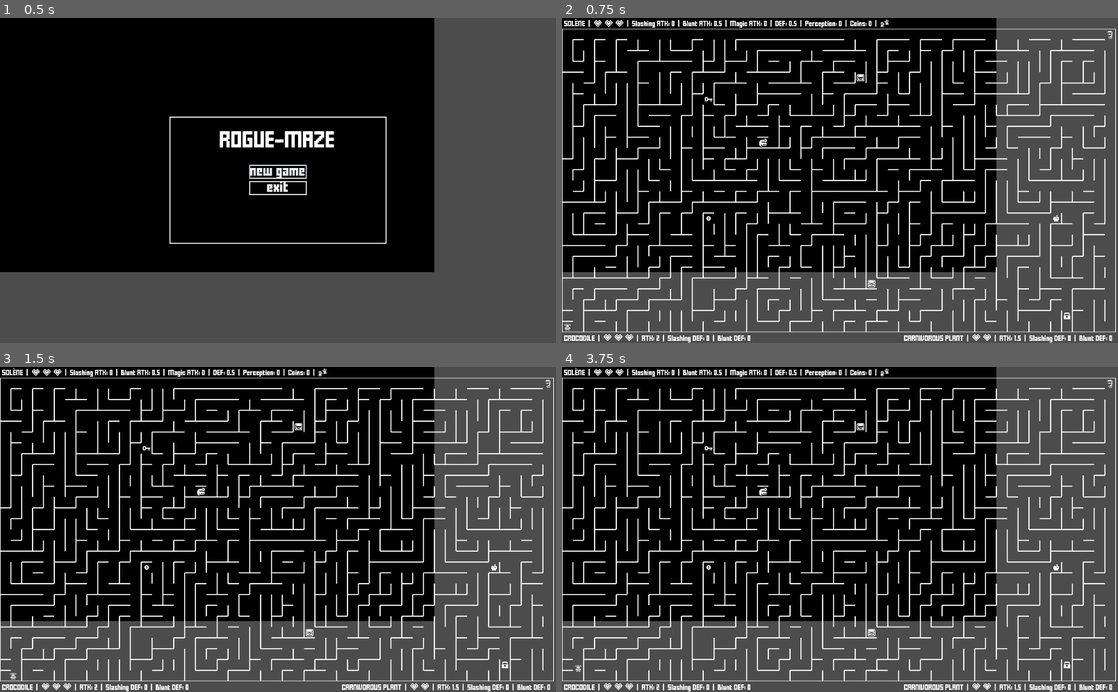
Above: before the commit, frames 1-4 (two rows, left to right).
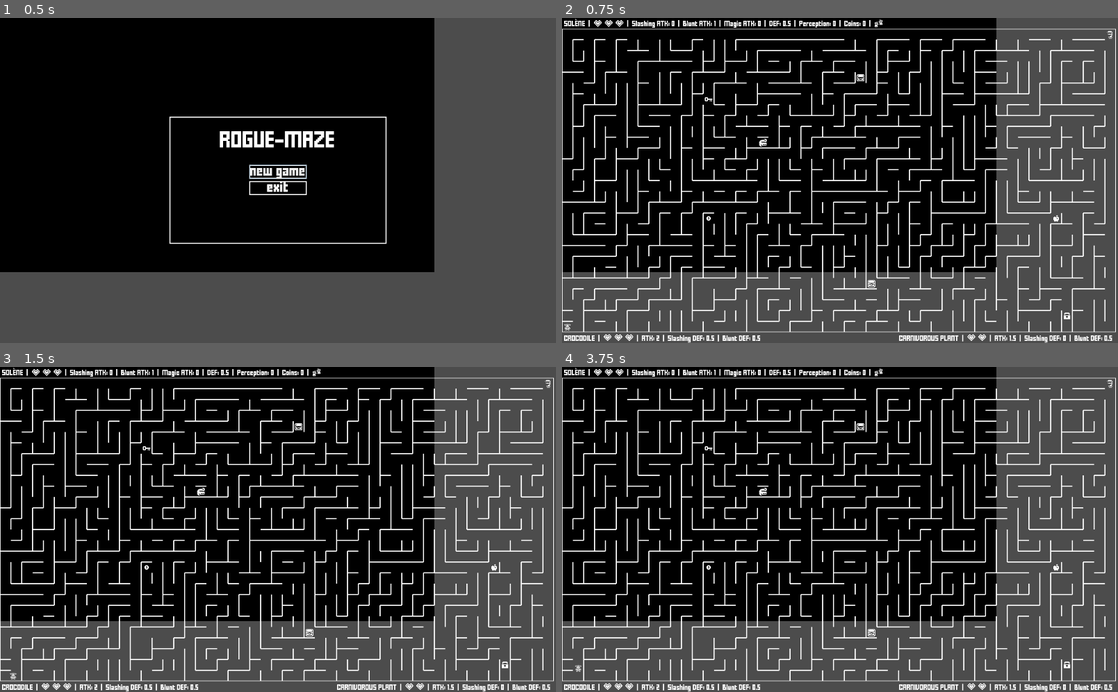
Above: after the commit, the same moments.

Repository: jGonzalezFernandez/rogue-maze
Game: Godot game, scene res://main/main.tscn
The game is run twice, just before and just after one commit, with the same random seed, the same clock (stepped at 60 frames per second) and the same inputs.
Inputs:
- Up to frame 1 (0.5 s): no input
- Up to frame 2 (0.75 s): click "new game" at 0.5 s
- Up to frame 3 (1.5 s): tap Enter (bomb) at 1.25 s; hold Right (ui_right) from 1.28 s (still down); hold Enter (bomb) from 1.28 s (still down)
- Up to frame 4 (3.75 s): tap Space at 2, 3.5 s; release Right (ui_right) at 2.03 s; release Enter (bomb) at 2.03 s; hold Down (ui_down) 2.03-2.78 s; tap Enter (bomb) at 2.1, 2.75, 3.05 s; hold Right (ui_right) 2.78-3.53 s; hold Shift (dash) 2.78-3.53 s; hold Up (ui_up) from 3.53 s (still down); tap Backspace (teleport) at 3.6 s

Frame 1 is identical in both runs. In frame 2, 0.9% of the frame differs, in the area x 26-99%, y 0-100%; in frame 3, 0.9%; in frame 4, 0.9%.

Commit message:
Balance changes and bug fixes

Diff:
--- a/grid_elements/characters/character.gd
+++ b/grid_elements/characters/character.gd
@@ -124,9 +124,8 @@
 
 func manage_collision(character: Area2D, damage: int, slight_recoil: bool) -> void:
 	if phasing:
-		health -= Utils.rounded_half(damage)
+		damage = Utils.rounded_half(damage)
 	else:
-		health -= damage
 		if character.position.x < position.x:
 			collide(Vector2.RIGHT, slight_recoil)
 		elif character.position.x > position.x:
@@ -135,7 +134,8 @@
 			collide(Vector2.UP, slight_recoil)
 		else:
 			collide(Vector2.DOWN, slight_recoil)
-	if damage != 0:
+	if damage > 0:
+		health -= damage
 		emit_signal("health_changed", self, health)
 	if health <= 0:
 		emit_signal("died", self)
--- a/grid_elements/characters/non_player/enemies/corporeal_enemies/immobile_enemies/carnivorous_plant/carnivorous_plant.gd
+++ b/grid_elements/characters/non_player/enemies/corporeal_enemies/immobile_enemies/carnivorous_plant/carnivorous_plant.gd
@@ -8,7 +8,7 @@
 const INITIAL_HEALTH = 4
 const ATK = 3
 const SLASHING_DEF = 0
-const BLUNT_DEF = 0
+const BLUNT_DEF = 1
 const FRIENDLY_FIRE = 2
 
 func _init(initial_position: Vector2, player, maze: Maze, main: Node) \
--- a/grid_elements/characters/non_player/enemies/corporeal_enemies/mobile_enemies/bat/bat.gd
+++ b/grid_elements/characters/non_player/enemies/corporeal_enemies/mobile_enemies/bat/bat.gd
@@ -13,7 +13,7 @@
 const INITIAL_HEALTH = 4
 const ATK = 3
 const SLASHING_DEF = 0
-const BLUNT_DEF = 0
+const BLUNT_DEF = 1
 
 func _init(initial_position: Vector2, player, maze: Maze, main: Node) \
 .(initial_position, player, maze, main, TEXTURE, NAME, VISION, HEARING, MIN_TIME_BETWEEN_WALKS, MAX_WALK_LENGTH, SPEED, INITIAL_HEALTH, ATK, SLASHING_DEF, BLUNT_DEF) -> void:
--- a/grid_elements/characters/non_player/enemies/corporeal_enemies/mobile_enemies/bear/bear.gd
+++ b/grid_elements/characters/non_player/enemies/corporeal_enemies/mobile_enemies/bear/bear.gd
@@ -13,7 +13,7 @@
 const INITIAL_HEALTH = 8
 const ATK = 6
 const SLASHING_DEF = 0
-const BLUNT_DEF = 0
+const BLUNT_DEF = 1
 
 func _init(initial_position: Vector2, player, maze: Maze, main: Node) \
 .(initial_position, player, maze, main, TEXTURE, NAME, VISION, HEARING, MIN_TIME_BETWEEN_WALKS, MAX_WALK_LENGTH, SPEED, INITIAL_HEALTH, ATK, SLASHING_DEF, BLUNT_DEF) -> void:
--- a/grid_elements/characters/non_player/enemies/corporeal_enemies/mobile_enemies/crocodile/crocodile.gd
+++ b/grid_elements/characters/non_player/enemies/corporeal_enemies/mobile_enemies/crocodile/crocodile.gd
@@ -12,8 +12,8 @@
 const SPEED = 2.5
 const INITIAL_HEALTH = 6
 const ATK = 4
-const SLASHING_DEF = 0
-const BLUNT_DEF = 0
+const SLASHING_DEF = 1
+const BLUNT_DEF = 1
 
 func _init(initial_position: Vector2, player, maze: Maze, main: Node) \
 .(initial_position, player, maze, main, TEXTURE, NAME, VISION, HEARING, MIN_TIME_BETWEEN_WALKS, MAX_WALK_LENGTH, SPEED, INITIAL_HEALTH, ATK, SLASHING_DEF, BLUNT_DEF) -> void:
--- a/grid_elements/characters/non_player/enemies/corporeal_enemies/mobile_enemies/scorpion/scorpion.gd
+++ b/grid_elements/characters/non_player/enemies/corporeal_enemies/mobile_enemies/scorpion/scorpion.gd
@@ -8,12 +8,12 @@
 const VISION = 4
 const HEARING = 3
 const MIN_TIME_BETWEEN_WALKS = 6.0
-const MAX_WALK_LENGTH = 4
+const MAX_WALK_LENGTH = 6
 const SPEED = 2.5
 const INITIAL_HEALTH = 6
 const ATK = 5
-const SLASHING_DEF = 0
-const BLUNT_DEF = 0
+const SLASHING_DEF = 1
+const BLUNT_DEF = 1
 
 func _init(initial_position: Vector2, player, maze: Maze, main: Node) \
 .(initial_position, player, maze, main, TEXTURE, NAME, VISION, HEARING, MIN_TIME_BETWEEN_WALKS, MAX_WALK_LENGTH, SPEED, INITIAL_HEALTH, ATK, SLASHING_DEF, BLUNT_DEF) -> void:
--- a/grid_elements/characters/non_player/enemies/corporeal_enemies/mobile_enemies/skeleton_knight/skeleton_knight.gd
+++ b/grid_elements/characters/non_player/enemies/corporeal_enemies/mobile_enemies/skeleton_knight/skeleton_knight.gd
@@ -12,7 +12,7 @@
 const SPEED = 3.0
 const INITIAL_HEALTH = 8
 const ATK = 6
-const SLASHING_DEF = 4
+const SLASHING_DEF = 5
 const BLUNT_DEF = 0
 
 func _init(initial_position: Vector2, player, maze: Maze, main: Node) \
--- a/grid_elements/characters/non_player/enemies/corporeal_enemies/mobile_enemies/skeleton_wizard/skeleton_wizard.gd
+++ b/grid_elements/characters/non_player/enemies/corporeal_enemies/mobile_enemies/skeleton_wizard/skeleton_wizard.gd
@@ -12,7 +12,7 @@
 const SPEED = 3.0
 const INITIAL_HEALTH = 8
 const ATK = 6
-const SLASHING_DEF = 2
+const SLASHING_DEF = 4
 const BLUNT_DEF = 0
 
 func _init(initial_position: Vector2, player, maze: Maze, main: Node) \
--- a/grid_elements/characters/non_player/enemies/corporeal_enemies/mobile_enemies/spider/spider.gd
+++ b/grid_elements/characters/non_player/enemies/corporeal_enemies/mobile_enemies/spider/spider.gd
@@ -11,8 +11,8 @@
 const SPEED = 2.5
 const INITIAL_HEALTH = 6
 const ATK = 4
-const SLASHING_DEF = 0
-const BLUNT_DEF = 0
+const SLASHING_DEF = 1
+const BLUNT_DEF = 1
 
 func _init(initial_position: Vector2, player, maze: Maze, main: Node) \
 .(initial_position, player, maze, main, TEXTURE, SPIDER_NAME, VISION, HEARING, MIN_TIME_BETWEEN_WALKS, MAX_WALK_LENGTH, SPEED, INITIAL_HEALTH, ATK, SLASHING_DEF, BLUNT_DEF) -> void:
--- a/grid_elements/characters/non_player/enemies/incorporeal_enemies/evil_twin/evil_twin.gd
+++ b/grid_elements/characters/non_player/enemies/incorporeal_enemies/evil_twin/evil_twin.gd
@@ -11,8 +11,8 @@
 const SPEED = 3.0
 const INITIAL_HEALTH = 10
 const ATK = 8
-const SLASHING_DEF = 2
-const BLUNT_DEF = 4
+const SLASHING_DEF = 4
+const BLUNT_DEF = 6
 const STOPS_BEFORE_UNICORNS = false
 
 func _init(initial_position: Vector2, player, maze: Maze, main: Node) \
--- a/grid_elements/characters/non_player/enemies/incorporeal_enemies/human_ghost/human_ghost.gd
+++ b/grid_elements/characters/non_player/enemies/incorporeal_enemies/human_ghost/human_ghost.gd
@@ -12,8 +12,8 @@
 const SPEED = 2.0
 const INITIAL_HEALTH = 6
 const ATK = 5
-const SLASHING_DEF = 2
-const BLUNT_DEF = 4
+const SLASHING_DEF = 3
+const BLUNT_DEF = 5
 const STOPS_BEFORE_UNICORNS = true
 
 func _init(initial_position: Vector2, player, maze: Maze, main: Node) \
--- a/grid_elements/characters/non_player/enemies/incorporeal_enemies/monster_ghost/monster_ghost.gd
+++ b/grid_elements/characters/non_player/enemies/incorporeal_enemies/monster_ghost/monster_ghost.gd
@@ -12,8 +12,8 @@
 const SPEED = 2.0
 const INITIAL_HEALTH = 8
 const ATK = 6
-const SLASHING_DEF = 2
-const BLUNT_DEF = 4
+const SLASHING_DEF = 4
+const BLUNT_DEF = 6
 const STOPS_BEFORE_UNICORNS = true
 
 func _init(initial_position: Vector2, player, maze: Maze, main: Node) \
--- a/grid_elements/characters/non_player/enemies/incorporeal_enemies/shadow/shadow.gd
+++ b/grid_elements/characters/non_player/enemies/incorporeal_enemies/shadow/shadow.gd
@@ -11,8 +11,8 @@
 const SPEED = 2.0
 const INITIAL_HEALTH = 10
 const ATK = 8
-const SLASHING_DEF = 2
-const BLUNT_DEF = 4
+const SLASHING_DEF = 4
+const BLUNT_DEF = 6
 const STOPS_BEFORE_UNICORNS = true
 
 func _init(initial_position: Vector2, player, maze: Maze, main: Node) \
--- a/grid_elements/characters/non_player/enemies/incorporeal_enemies/shadow_clone/shadow_clone.gd
+++ b/grid_elements/characters/non_player/enemies/incorporeal_enemies/shadow_clone/shadow_clone.gd
@@ -10,7 +10,7 @@
 const MAX_WALK_LENGTH = 4
 const SPEED = 2.0
 const INITIAL_HEALTH = 2
-const ATK = 6
+const ATK = 5
 const SLASHING_DEF = 0
 const BLUNT_DEF = 0
 const STOPS_BEFORE_UNICORNS = true
--- a/grid_elements/characters/player/player.gd
+++ b/grid_elements/characters/player/player.gd
@@ -16,7 +16,7 @@
 const MAX_DASH_LENGTH = 4
 
 var slashing_atk = 0
-var blunt_atk = 1
+var blunt_atk = 2
 var magic_atk = 0
 var def = 1
 var perception = 0
--- a/grid_elements/grid_element.gd
+++ b/grid_elements/grid_element.gd
@@ -68,3 +68,8 @@
 
 func stand_forward() -> void:
 	modulate.a = max_alpha
+
+func disable() -> void:
+	hide()
+	collision_shape.set_deferred("disabled", true)
+	set_process(false)
--- a/main/main.gd
+++ b/main/main.gd
@@ -176,7 +176,7 @@
 func remove(instance: Object) -> void:
 	if is_instance_valid(instance):
 		if instance is GridElement and instance.audio_player.playing:
-			instance.hide()
+			instance.disable()
 			yield(instance.audio_player, "finished")
 		instance.queue_free()
 
@@ -261,11 +261,11 @@
 			StatusBar.Item.SWORD:
 				edged_weapon = Edgedweapon.new()
 				player_status_bar.inventory.add_child(edged_weapon)
-				player.slashing_atk += 2
+				player.slashing_atk += 3
 			StatusBar.Item.MACE:
 				blunt_weapon = BluntWeapon.new()
 				player_status_bar.inventory.add_child(blunt_weapon)
-				player.blunt_atk += 1
+				player.blunt_atk = 3
 			StatusBar.Item.WOODEN_SHIELD:
 				shield = Shield.new()
 				player_status_bar.inventory.add_child(shield)
@@ -295,10 +295,10 @@
 		match Utils.pop_random_elem(third_items):
 			StatusBar.Item.CHAOS_SWORD:
 				edged_weapon.texture = Edgedweapon.CHAOS_SWORD_TEXTURE
-				player.slashing_atk += 2
+				player.slashing_atk += 3
 			StatusBar.Item.HAMMER:
 				blunt_weapon.texture = BluntWeapon.HAMMER_TEXTURE
-				player.blunt_atk += 2
+				player.blunt_atk += 3
 			StatusBar.Item.SHIELD:
 				shield.texture = Shield.SHIELD_TEXTURE
 				player.def += 1
